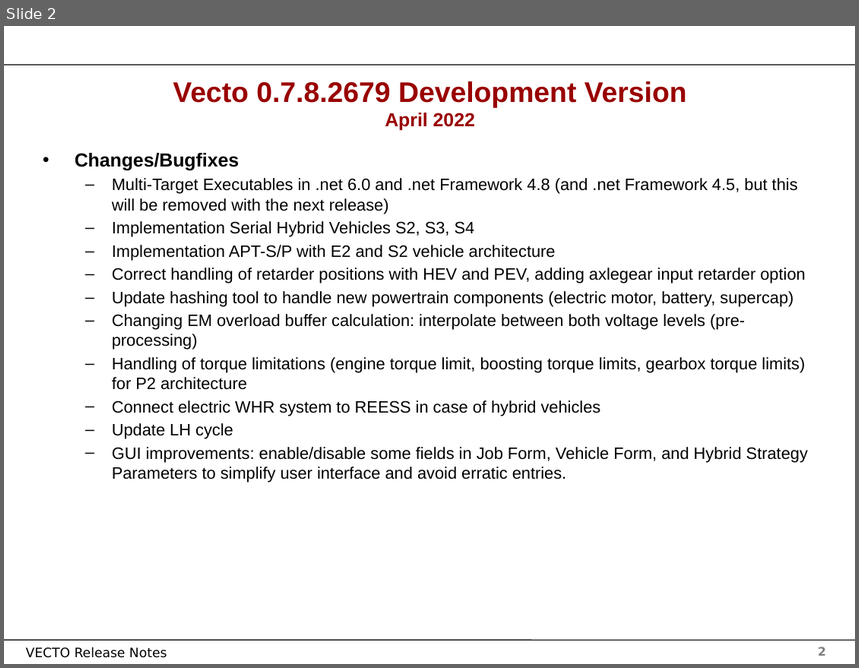
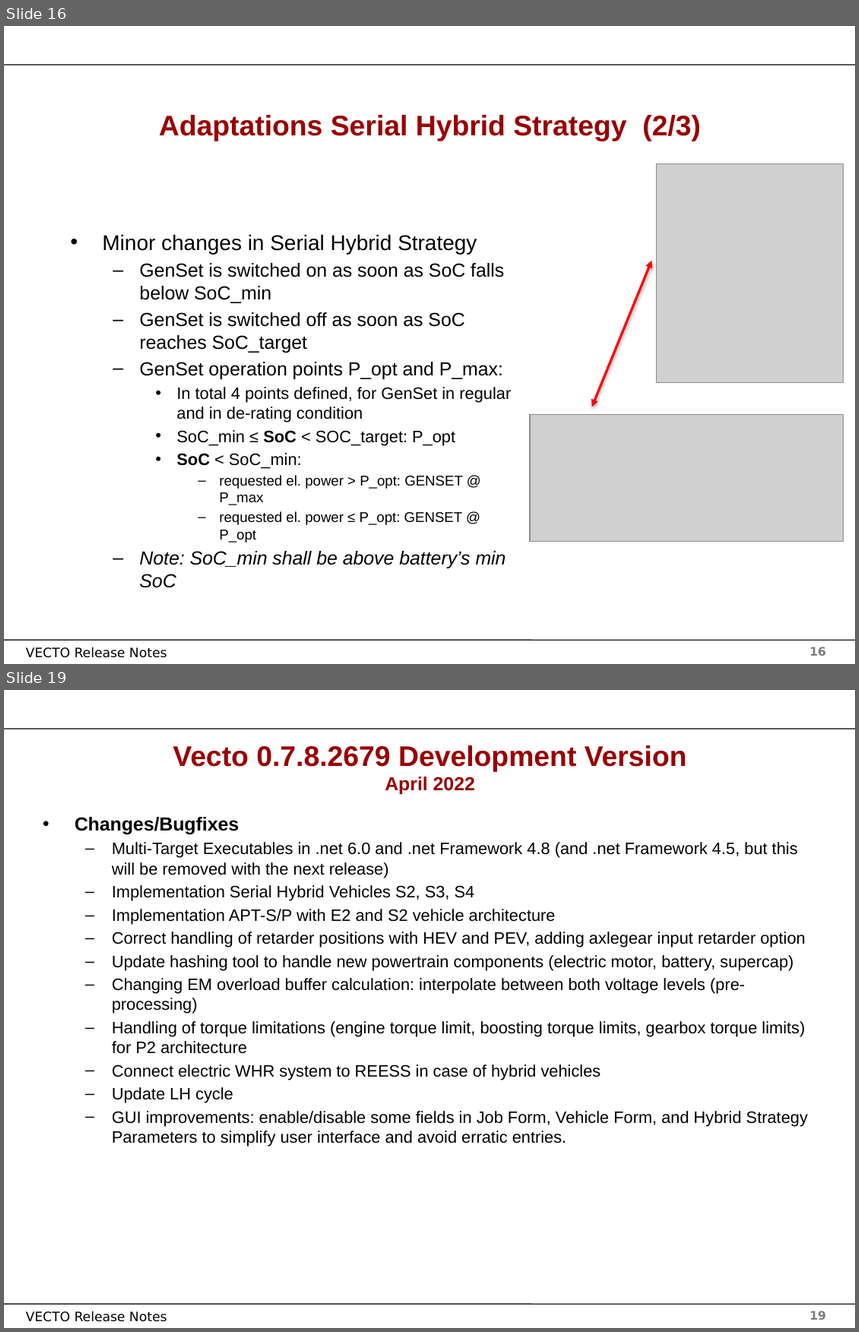
Before and after one commit to tanawadeatharva/BharatVECTO, a slide deck: Documentation/User Manual Source/Release Notes Vecto3.x.pptx. Shown one above the other, each under a label of ours: slide 2 before the commit, slides 16 and 19 after it; the slides between them are not shown. The pictures are 859x668 and 859x1332 pixels, drawn with LibreOffice and Linux fonts; fonts in the diff are those of the drawing; grey boxes stand for pictures; background and template pictures are left out. Boxes give left, top, right and bottom in pixels: in the first picture for what was removed or moved away, otherwise in the second. Text is boxed around its words. In the diff, an @@ line names an element or a change of style, - is before the commit and + after.

```diff
--- a/Documentation/User Manual Source/Release Notes Vecto3.x.pptx
+++ b/Documentation/User Manual Source/Release Notes Vecto3.x.pptx
@@ slide 16 added at (x1=4, y1=26, x2=855, y2=664), background #FFFFFF; not listed: 4 template elements that a slide beside it also shows @@
@@ title added at (x1=159, y1=115, x2=701, y2=141), 24 pt, text #990000, bold @@
+Adaptations Serial Hybrid Strategy (2/3)
@@ picture added at (x1=657, y1=164, x2=843, y2=382) @@
@@ text added at (x1=102, y1=234, x2=511, y2=588), 16 pt, text #000000 @@
+• Minor changes in Serial Hybrid Strategy
+  – GenSet is switched on as soon as SoC falls below SoC_min
+  – GenSet is switched off as soon as SoC reaches SoC_target
+  – GenSet operation points P_opt and P_max:
+    • In total 4 points defined, for GenSet in regular and in de-rating condition
+    • SoC_min ≤ SoC < SOC_target: P_opt
+    • SoC < SoC_min:
+      – requested el. power > P_opt: GENSET @ P_max
+      – requested el. power ≤ P_opt: GENSET @ P_opt
+  – Note: SoC_min shall be above battery’s min SoC
@@ double arrow added from (592, 408) to (652, 261), #FF0000 2 pt @@
@@ picture added at (x1=530, y1=415, x2=843, y2=542) @@
@@ what was slide 2 is now slide 19 @@
@@ page number at (x1=810, y1=1311, x2=826, y2=1320): text changed @@
-2
+19
```
Also in this commit, not shown: 1 slide changed, 16 other slides added.
